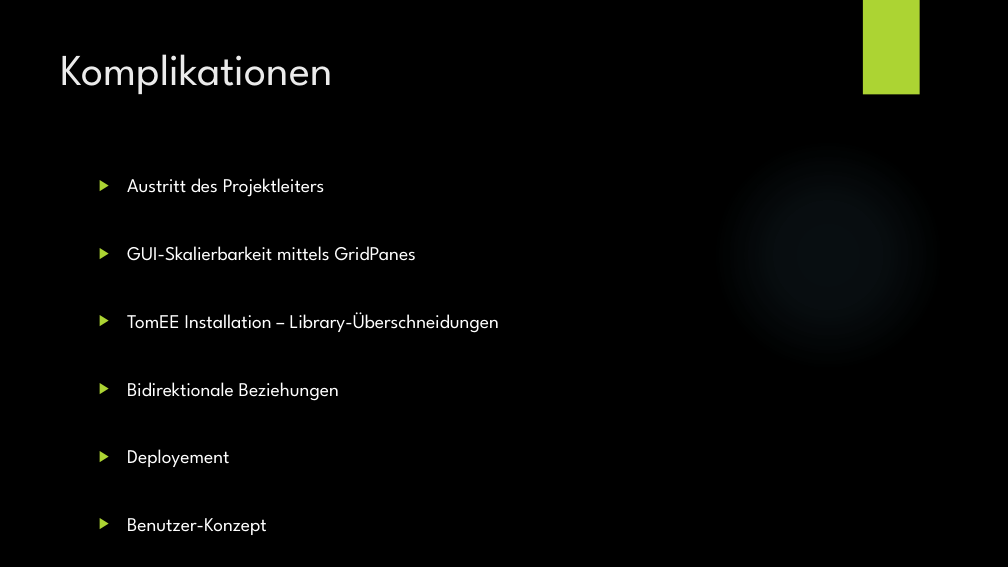
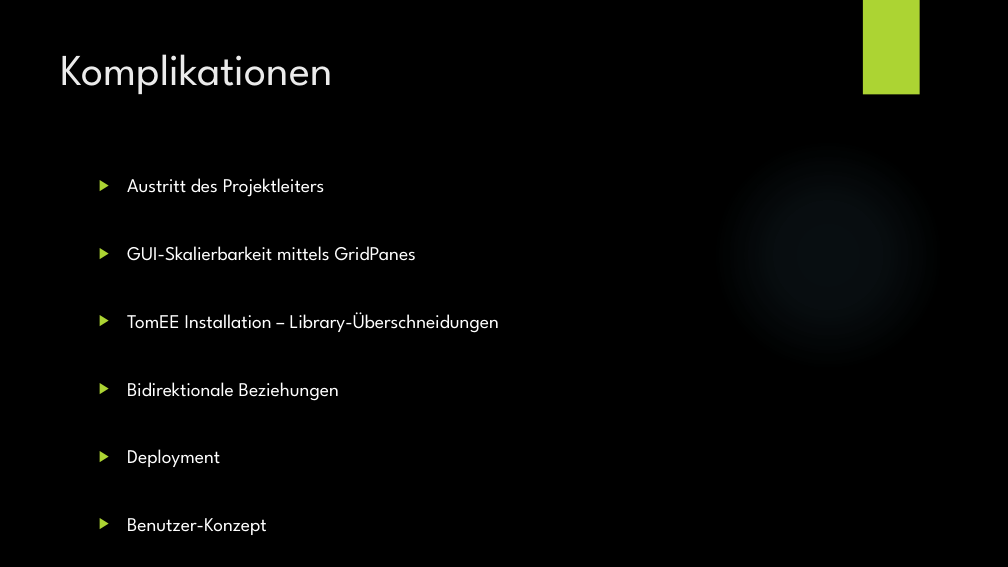
Before and after one commit to lucakuendig/INM21_Group_B, a slide deck: slide 12 of 06_Praesentation/Praesentation_Mangel_Manager.pptx. Drawn at 1008x567 pixels with LibreOffice and Linux fonts; fonts in the diff are those of the drawing; background and template pictures are left out. Boxes give left, top, right and bottom in pixels: in the first picture for what was removed or moved away, otherwise in the second. Text is boxed around its words. In the diff, an @@ line names an element or a change of style, - is before the commit and + after.

Commit message:
updated präsentation

```diff
--- a/06_Praesentation/Praesentation_Mangel_Manager.pptx
+++ b/06_Praesentation/Praesentation_Mangel_Manager.pptx
@@ text at box(127, 449, 220, 467): text changed @@
-▶ Deployement
+▶ Deployment
```
Also in this commit, not shown: 1 other slide changed.
